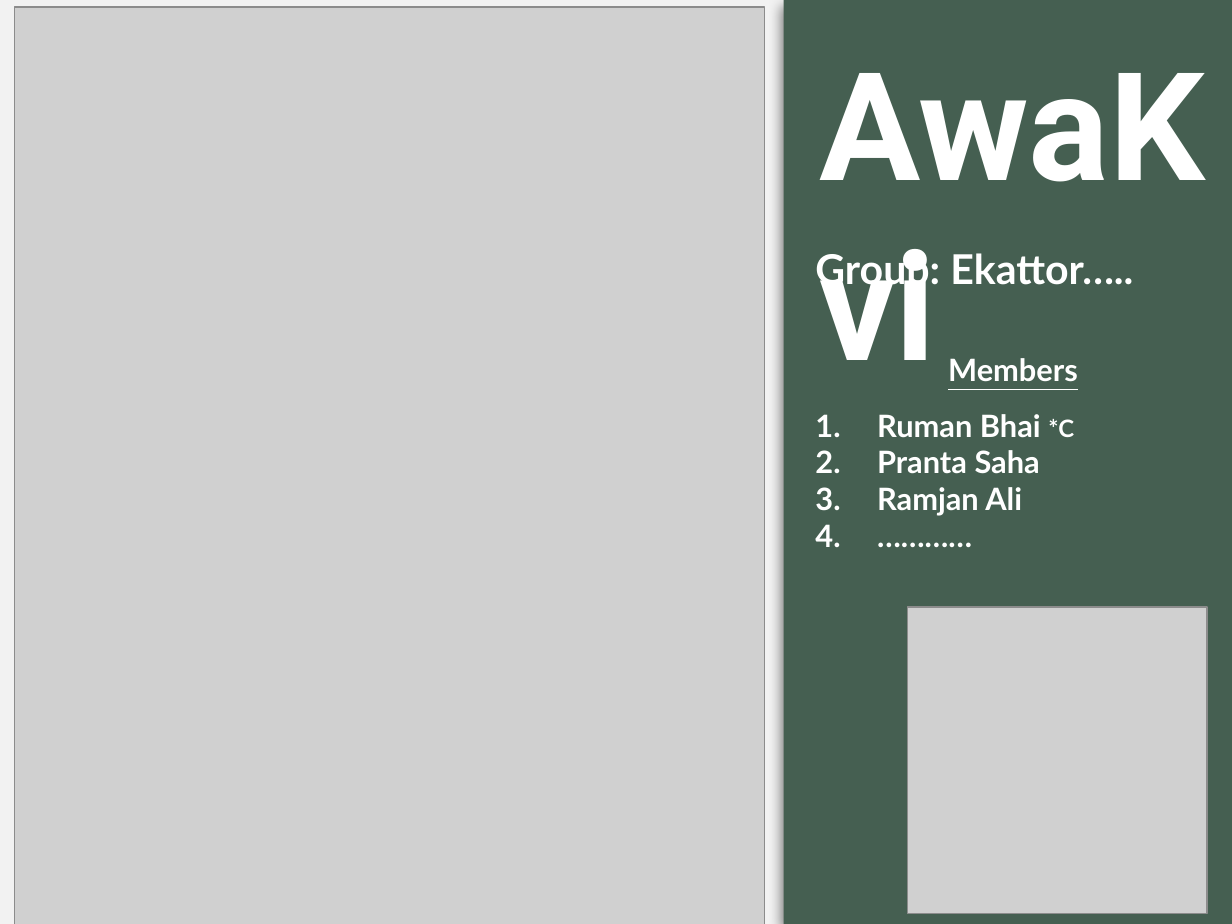
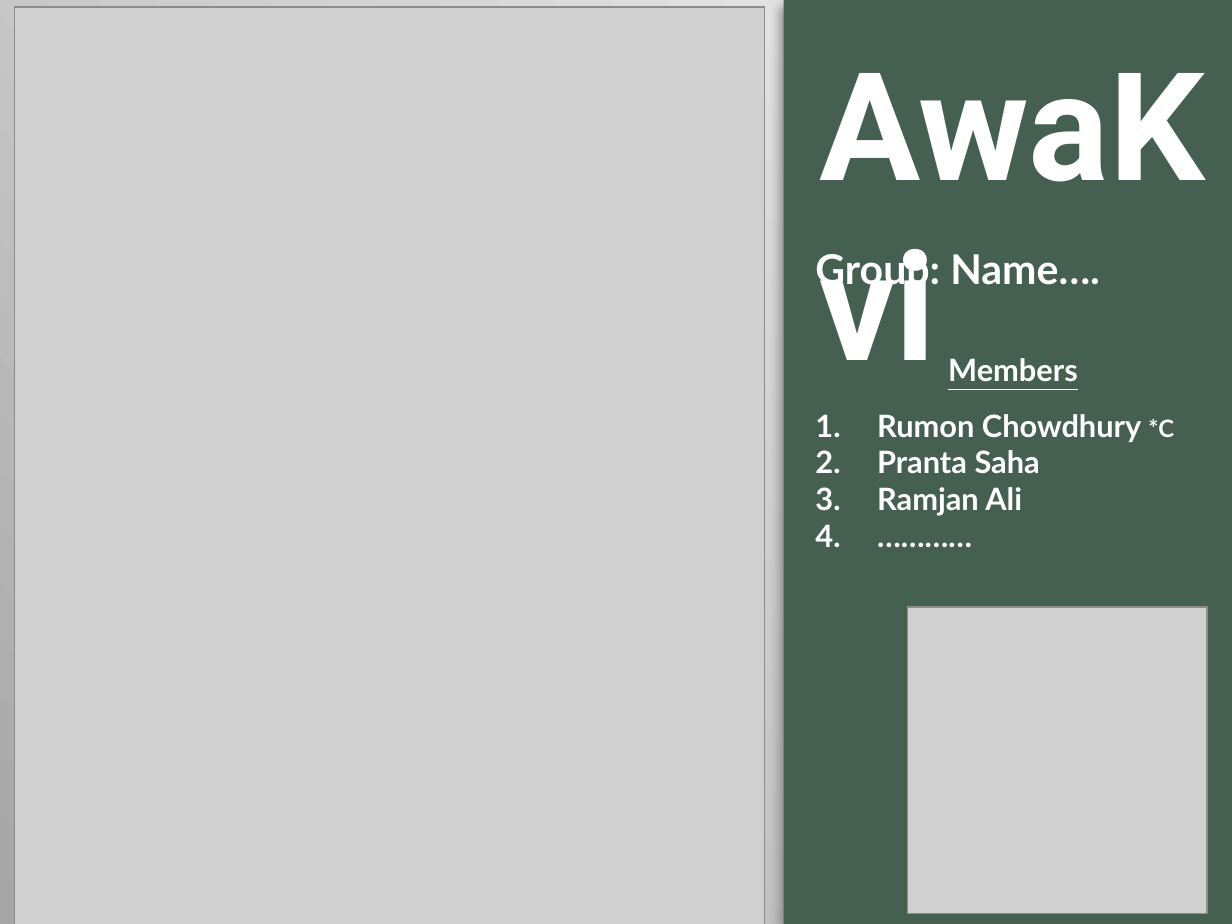
Before and after one commit to sahapranta/bitm_xm, a slide deck: slide 1 of presentation/Presentation2.pptx. Drawn at 1232x924 pixels with LibreOffice and Linux fonts; fonts in the diff are those of the drawing; grey boxes stand for pictures. Boxes give left, top, right and bottom in pixels: in the first picture for what was removed or moved away, otherwise in the second. Text is boxed around its words. In the diff, an @@ line names an element or a change of style, - is before the commit and + after.

Commit message:
presentation completed

```diff
--- a/presentation/Presentation2.pptx
+++ b/presentation/Presentation2.pptx
@@ background #F2F2F2 to gradient #F2F2F2 to #A6A6A6 @@
@@ text at bbox=[815, 249, 1100, 292]: text changed @@
-Group: Ekattor…..
+Group: Name….
@@ text at bbox=[877, 414, 1174, 442]: text changed @@
-1. Ruman Bhai *C
+1. Rumon Chowdhury *C
```
Also in this commit, not shown: 4 slides added, 1 slide removed, 2 other files.
